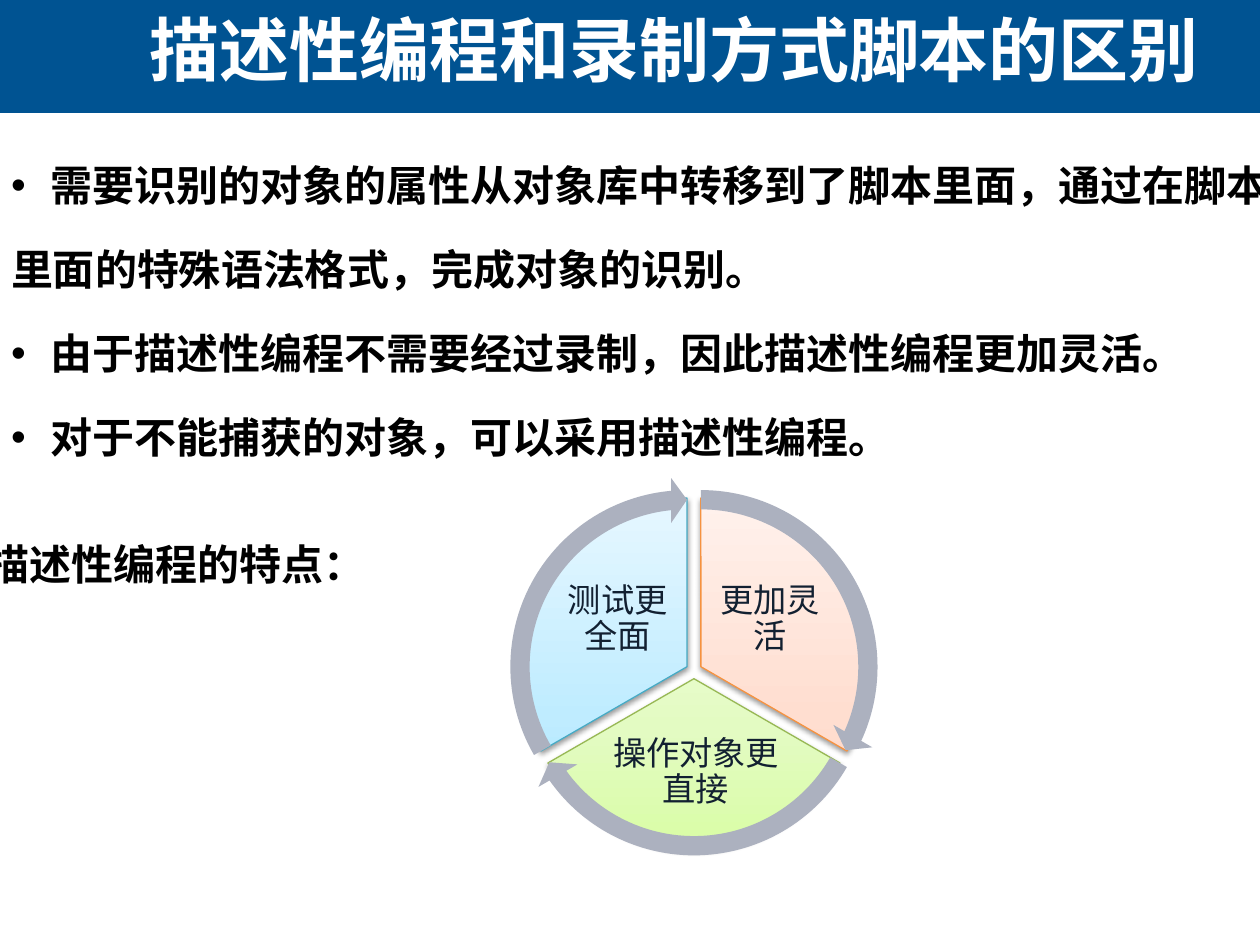
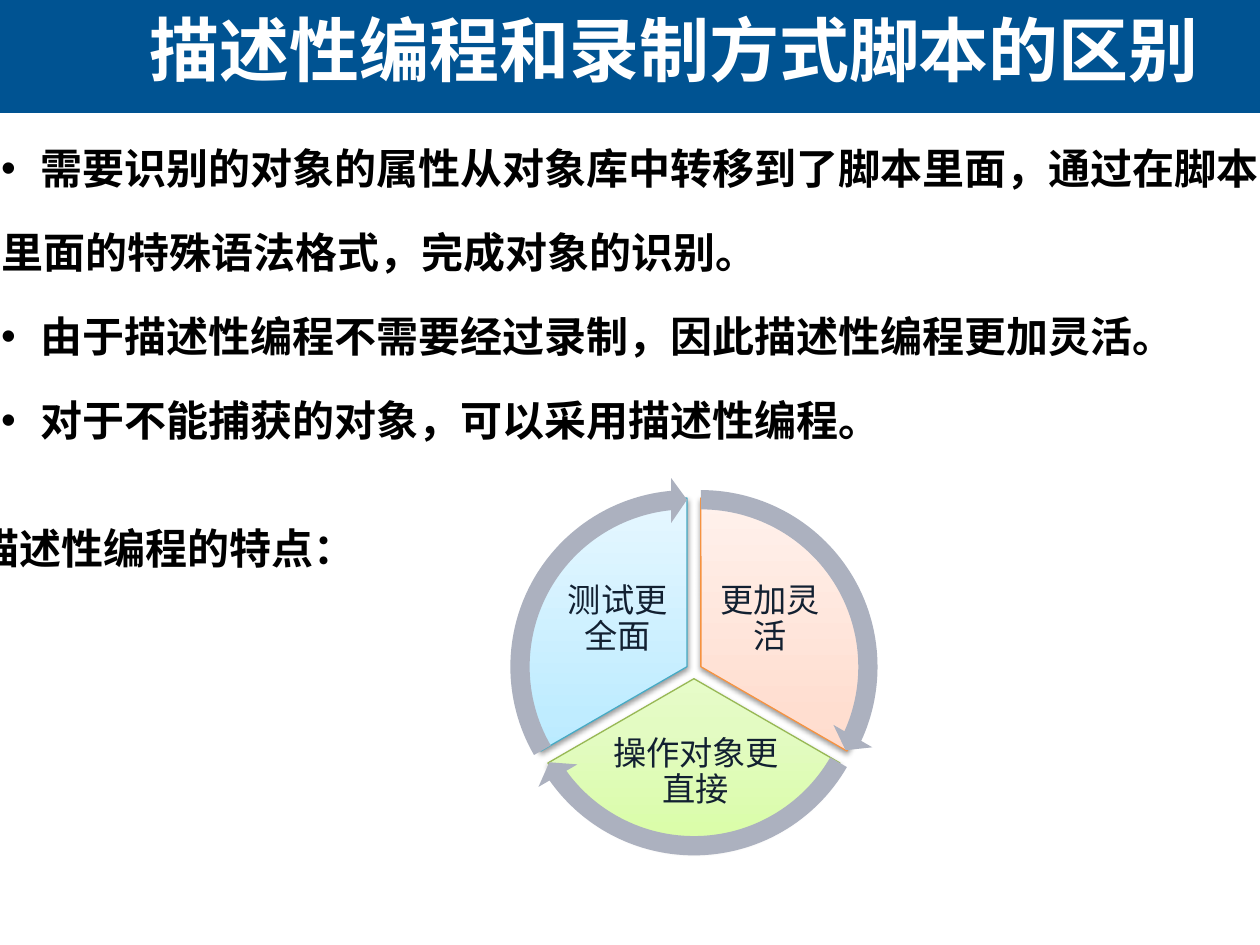
Before and after one commit to edu2act/course-uft, a slide deck: slide 6 of PPT/06 UFT Description Programme.pptx. Drawn at 1260x945 pixels with LibreOffice and Linux fonts; fonts in the diff are those of the drawing. Boxes give left, top, right and bottom in pixels: in the first picture for what was removed or moved away, otherwise in the second. Text is boxed around its words. In the diff, an @@ line names an element or a change of style, - is before the commit and + after.

Commit message:
格式

```diff
--- a/PPT/06 UFT Description Programme.pptx
+++ b/PPT/06 UFT Description Programme.pptx
@@ text "需要识别的对象的属性从对象库中转移到了脚本里面，通过在脚本": place and size @@
-text "需要识别的对象的属性从对象库中转移到了脚本里面，通过在脚本" at <box>0,165,1260,584</box>
+text "需要识别的对象的属性从对象库中转移到了脚本里面，通过在脚本" at <box>0,148,1258,568</box>
```
Also in this commit, not shown: 1 other slide changed, 5 other files.
